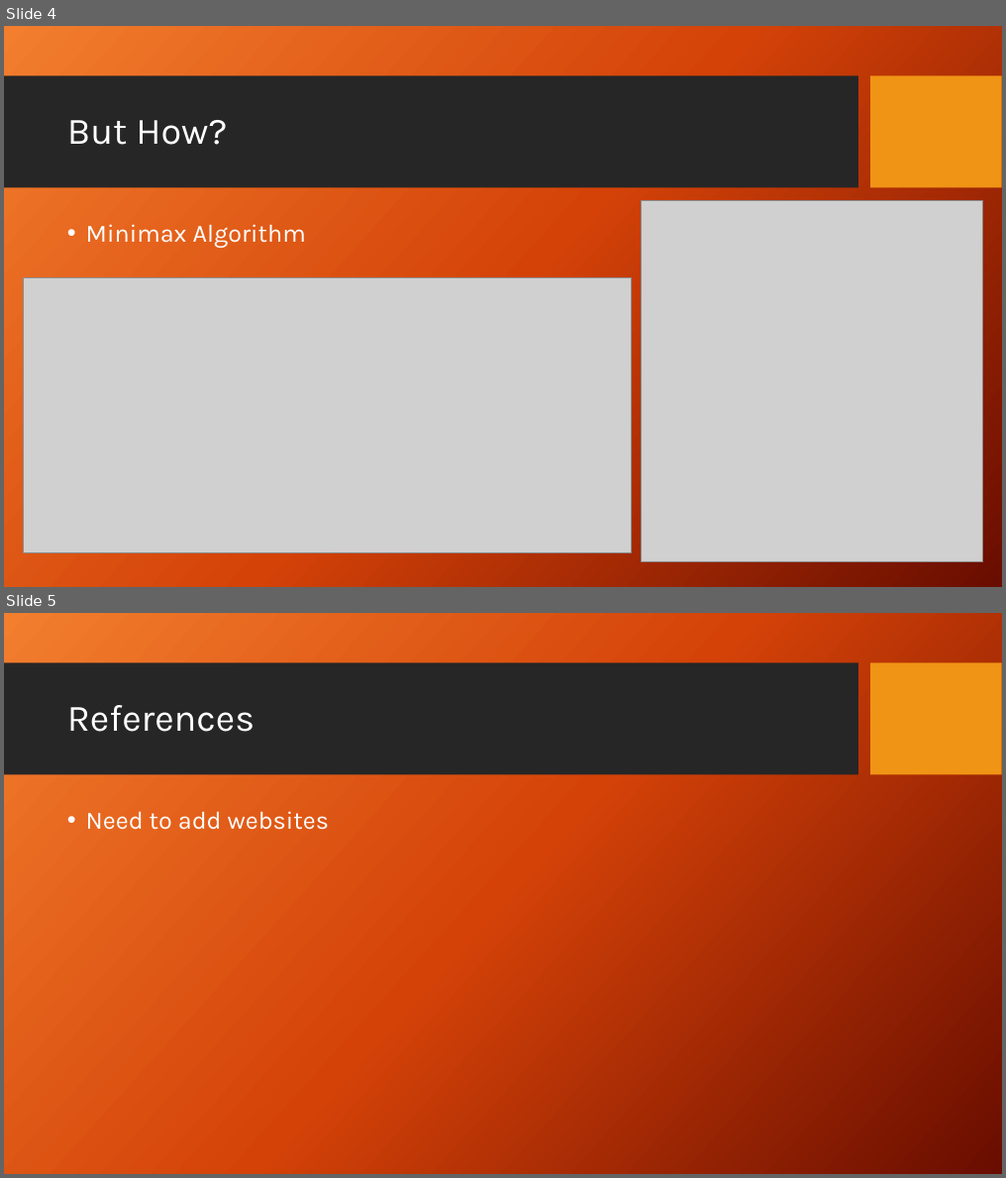
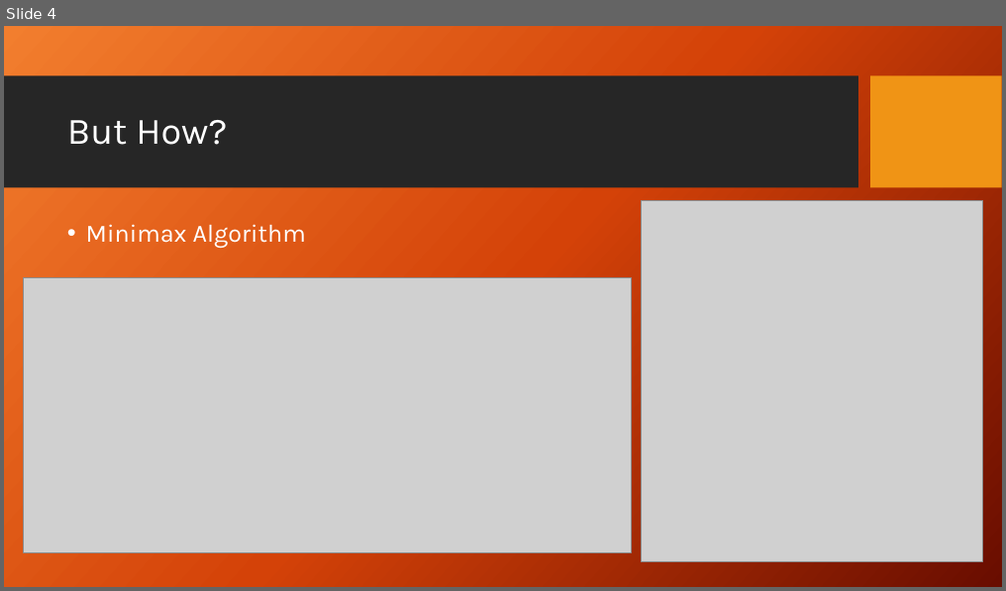
Before and after one commit to dextercarlmiller/Senior-Project, a slide deck: files/presentation.pptx. Shown one above the other, each under a label of ours: slides 4 and 5 before the commit, slide 4 after it. The pictures are 1006x1178 and 1006x591 pixels, drawn with LibreOffice and Linux fonts; fonts in the diff are those of the drawing; grey boxes stand for pictures; background and template pictures are left out. Boxes give left, top, right and bottom in pixels: in the first picture for what was removed or moved away, otherwise in the second. Text is boxed around its words. In the diff, an @@ line names an element or a change of style, - is before the commit and + after.

```diff
--- a/files/presentation.pptx
+++ b/files/presentation.pptx
@@ slide 5 removed at (4,613,1002,1174), background picture (left out); not listed: 2 template elements that a slide beside it also shows @@
@@ title removed at (67,705,254,732) @@
-References
@@ text removed at (86,811,330,830) @@
-• Need to add websites
```
Also in this commit, not shown: 1 slide changed, 1 slide added, 35 other files.
